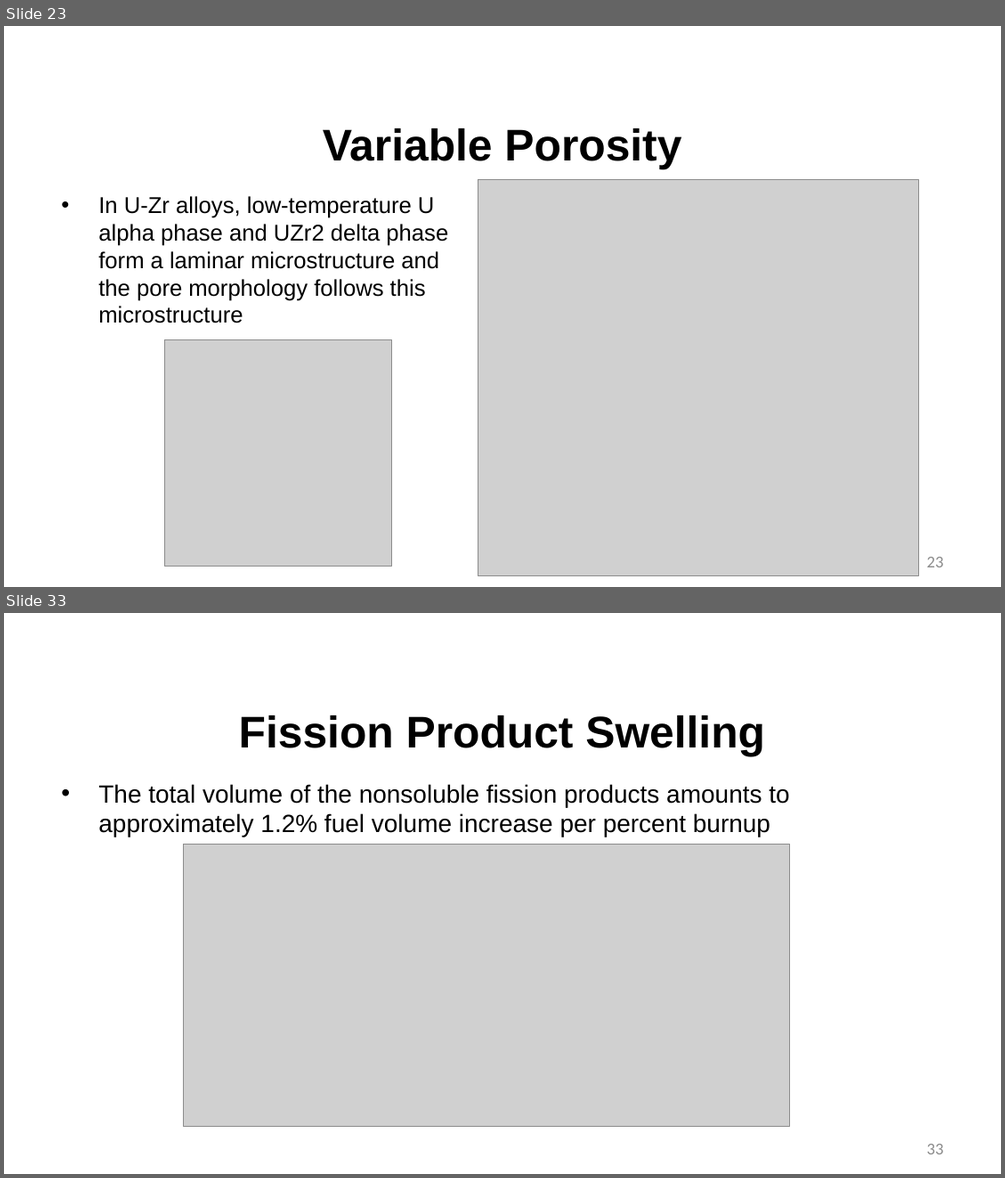
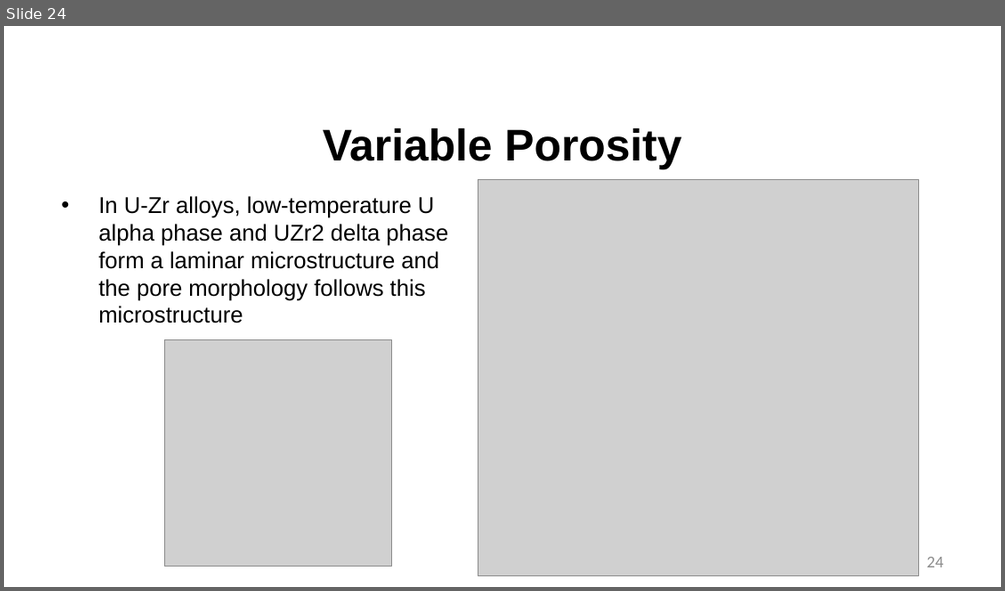
Before and after one commit to benbeeler/TEACHING, a slide deck: Advanced Reactor Materials/Fall2025/Lec9_SFRs.pptx. Shown one above the other, each under a label of ours: slides 23 and 33 before the commit, slide 24 after it; the slides between them are not shown. The pictures are 1005x1178 and 1005x591 pixels, drawn with LibreOffice and Linux fonts; fonts in the diff are those of the drawing; grey boxes stand for pictures; background and template pictures are left out. Boxes give left, top, right and bottom in pixels: in the first picture for what was removed or moved away, otherwise in the second. Text is boxed around its words. In the diff, an @@ line names an element or a change of style, - is before the commit and + after.

```diff
--- a/Advanced Reactor Materials/Fall2025/Lec9_SFRs.pptx
+++ b/Advanced Reactor Materials/Fall2025/Lec9_SFRs.pptx
@@ slide 33 removed at [4, 613, 1001, 1174], background #FFFFFF @@
@@ title removed at [239, 715, 765, 757] @@
-Fission Product Swelling
@@ text removed at [98, 784, 789, 836] @@
-• The total volume of the nonsoluble fission products amounts to approximately 1.2% fuel volume increase per percent burnup
@@ picture removed at [183, 844, 789, 1126] @@
@@ page number removed at [927, 1143, 944, 1154] @@
-33
@@ what was slide 23 is now slide 24 @@
@@ page number at [927, 556, 944, 567]: text changed @@
-23
+24
```
Also in this commit, not shown: 7 slides changed, 2 slides added, 22 other slides removed, 7 other files.
